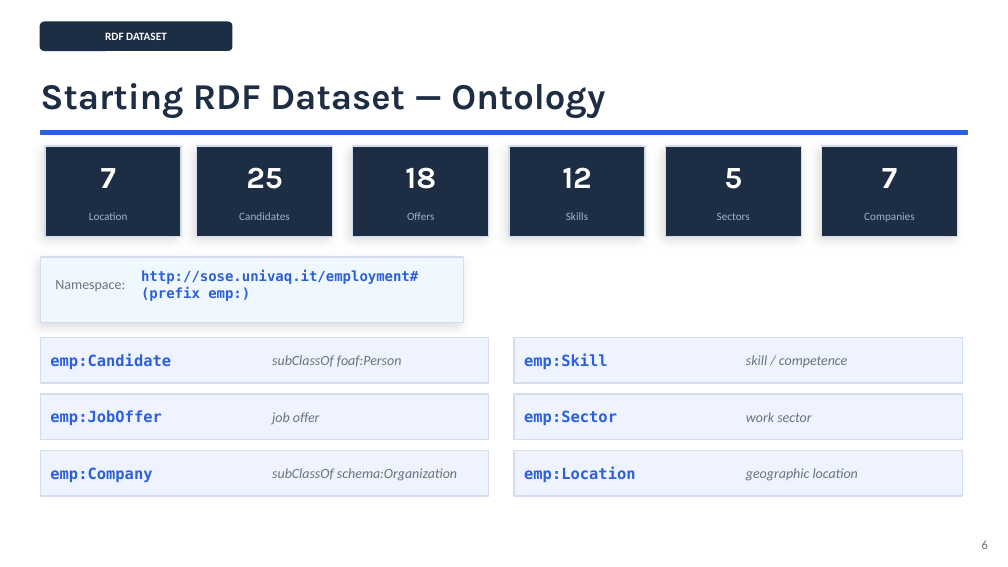
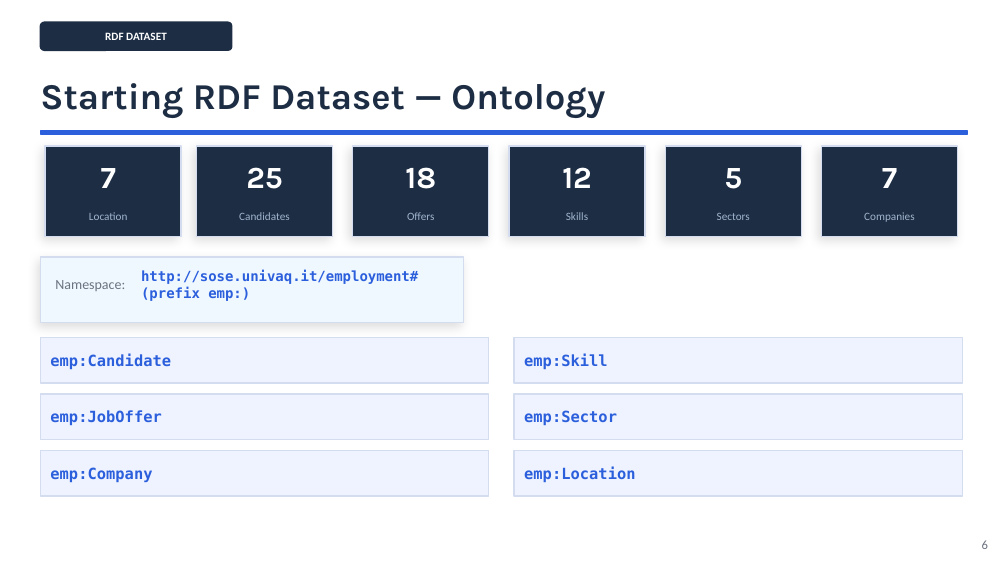
Before and after one commit to ediscota/SOSE-Homework, a slide deck: slide 6 of slides/SoSE-Employment-DaaS-EaaS.pptx. Drawn at 1008x567 pixels with LibreOffice and Linux fonts; fonts in the diff are those of the drawing. Boxes give left, top, right and bottom in pixels: in the first picture for what was removed or moved away, otherwise in the second. Text is boxed around its words. In the diff, an @@ line names an element or a change of style, - is before the commit and + after.

```diff
--- a/slides/SoSE-Employment-DaaS-EaaS.pptx
+++ b/slides/SoSE-Employment-DaaS-EaaS.pptx
@@ text removed at (x1=272, y1=355, x2=402, y2=367) @@
-subClassOf foaf:Person
@@ text removed at (x1=746, y1=355, x2=847, y2=367) @@
-skill / competence
@@ text removed at (x1=272, y1=412, x2=320, y2=424) @@
-job offer
@@ text removed at (x1=746, y1=412, x2=811, y2=422) @@
-work sector
@@ text removed at (x1=272, y1=468, x2=457, y2=481) @@
-subClassOf schema:Organization
@@ text removed at (x1=746, y1=468, x2=858, y2=481) @@
-geographic location
```
